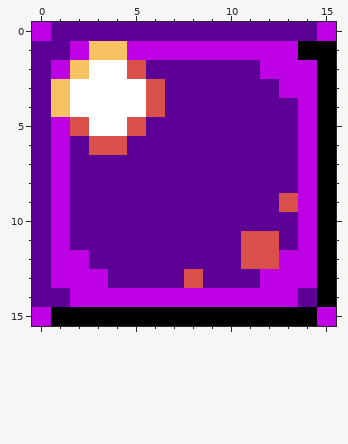
Pixel-art sprite -- sprites/Spr_GlassBlock/layers/dce5103a-0a01-4617-8c89-364568d5e73e/a8f64741-b61b-4cc6-b091-9199c74edf5f.png. Above is the file before it was changed.
The file is 16x16 pixels.
The result:
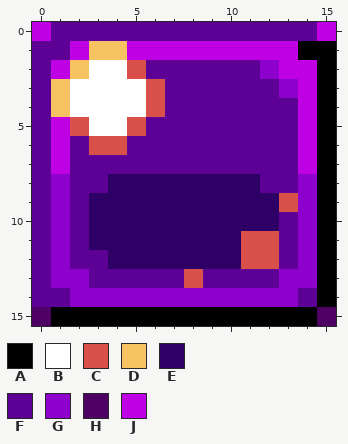
Palette (. is transparent): A #000000  B #ffffff  C #d85049  D #f7c261  E #2e0066  F #5c0096  G #8e00cc  H #4e0065  J #bf00e5
Changes in this commit:
Changed rows in their new state; - is an unchanged pixel.
first column x 12:
 2 G-
 3 -G
first column x 0:
 8 -G--EEEEEEEE--G-
 9 -G-EEEEEEEEEE-G-
10 -G-EEEEEEEEEE-G-
11 -G-EEEEEEEE---G-
12 -GF-EEEEEEE--FG-
13 -GGF--------FGG-
14 --GGGGGGGGGGGG--
15 H--------------H
Changed places in both pictures, as pixel boxes (x1, y1, x2, y2):
changed: (32, 60, 336, 326)
